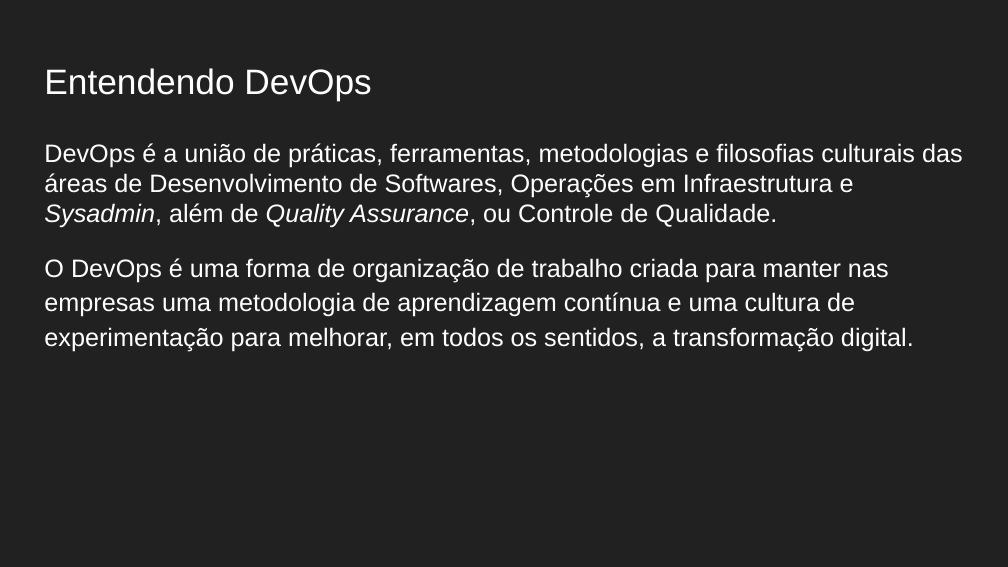
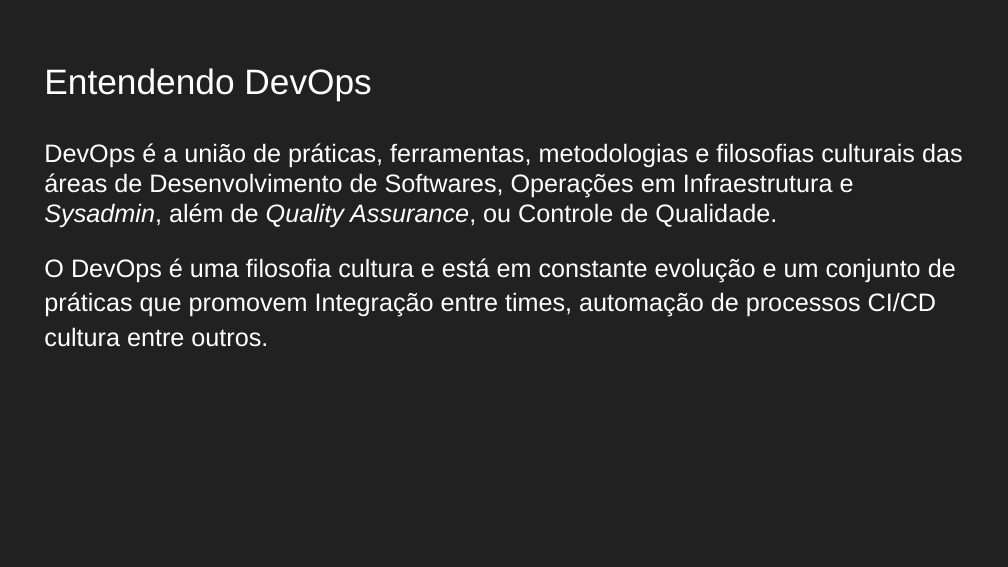
Before and after one commit to Gabrielgsn30/seminarios-docker-monitoramento, a slide deck: slide 2 of DIA01/Práticas DevOps com Docker e Monitoramento do Ambiente Dia 01.pptx. Drawn at 1008x567 pixels with LibreOffice and Linux fonts; fonts in the diff are those of the drawing. Boxes give left, top, right and bottom in pixels: in the first picture for what was removed or moved away, otherwise in the second. Text is boxed around its words. In the diff, an @@ line names an element or a change of style, - is before the commit and + after.

```diff
--- a/DIA01/Práticas DevOps com Docker e Monitoramento do Ambiente Dia 01.pptx
+++ b/DIA01/Práticas DevOps com Docker e Monitoramento do Ambiente Dia 01.pptx
@@ text at box(44, 258, 956, 347): text changed @@
-O DevOps é uma forma de organização de trabalho criada para manter nas empresas uma metodologia de aprendizagem contínua e uma cultura de experimentação para melhorar, em todos os sentidos, a transformação digital.
+O DevOps é uma filosofia cultura e está em constante evolução e um conjunto de práticas que promovem Integração entre times, automação de processos CI/CD cultura entre outros.
```
Also in this commit, not shown: 6 other slides changed, 5 slides removed, 2 other files.
